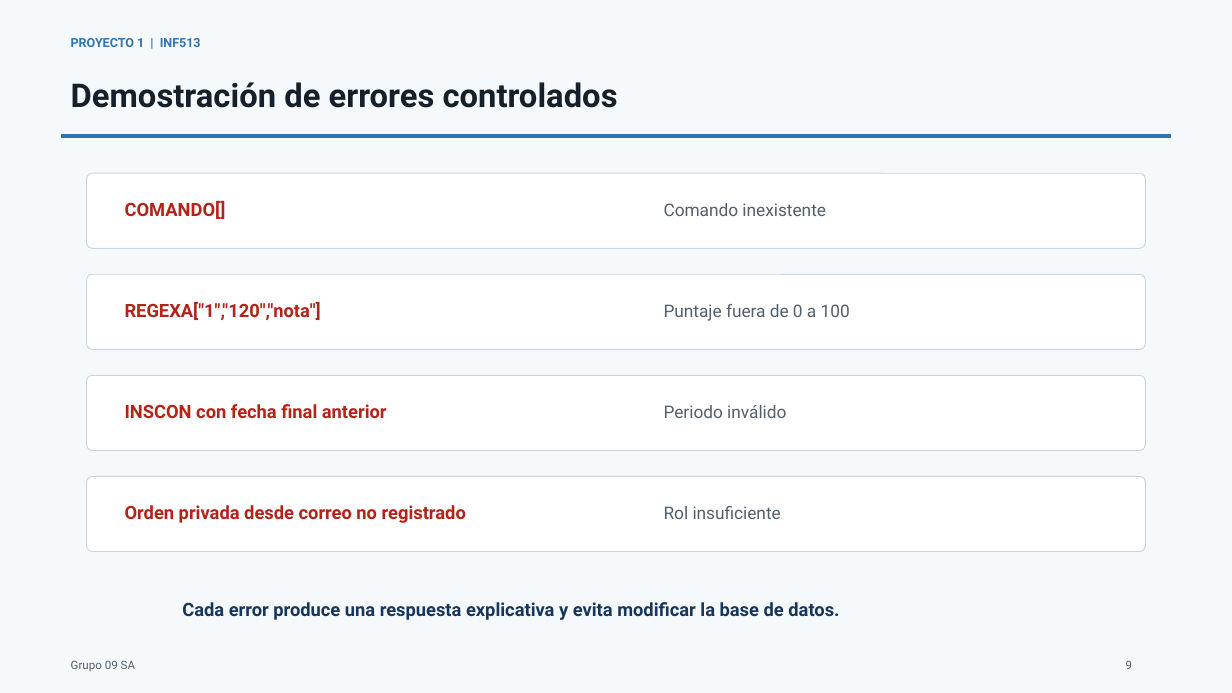
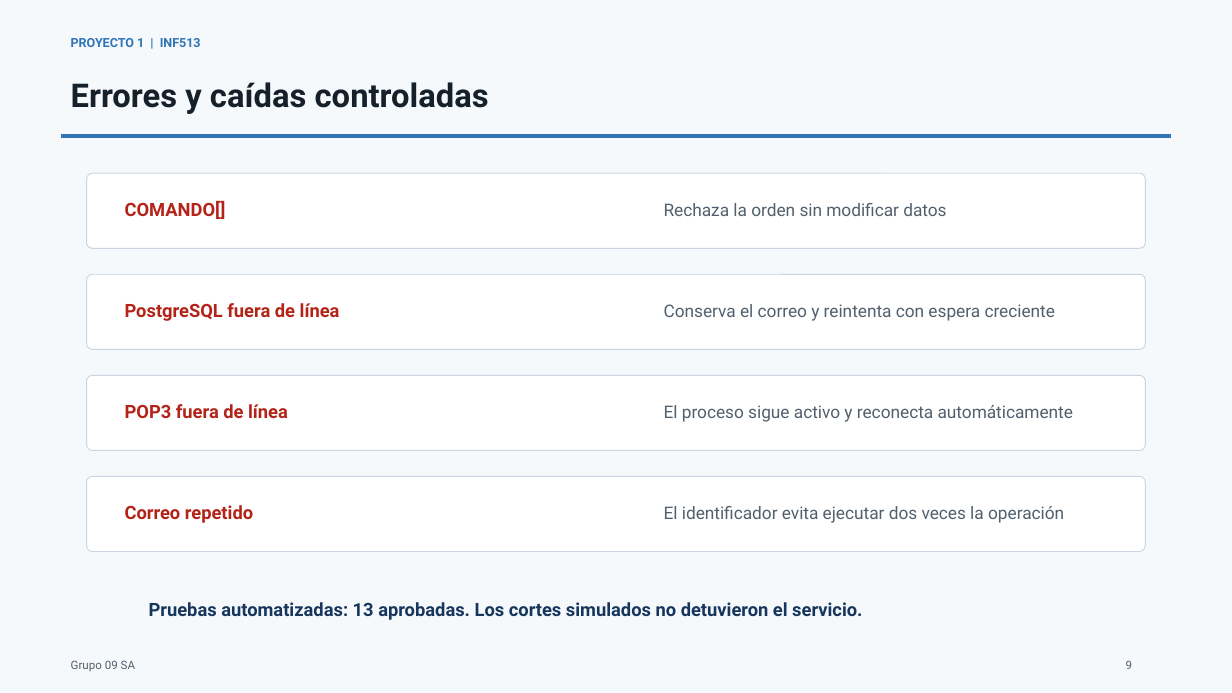
Before and after one commit to BrayanJoelRamosVargas1/inf513-proyecto1, a slide deck: slide 9 of entrega/Presentacion_INF513_P1_Grupo09SA.pptx. Drawn at 1232x693 pixels with LibreOffice and Linux fonts; fonts in the diff are those of the drawing. Boxes give left, top, right and bottom in pixels: in the first picture for what was removed or moved away, otherwise in the second. Text is boxed around its words. In the diff, an @@ line names an element or a change of style, - is before the commit and + after.

Commit message:
Endurecer servicio ante caidas y duplicados

```diff
--- a/entrega/Presentacion_INF513_P1_Grupo09SA.pptx
+++ b/entrega/Presentacion_INF513_P1_Grupo09SA.pptx
@@ text at <box>71,82,489,114</box>: text changed @@
-Demostración de errores controlados
+Errores y caídas controladas
@@ text at <box>664,203,946,216</box>: text changed @@
-Comando inexistente
+Rechaza la orden sin modificar datos
@@ text at <box>125,303,340,321</box>: text changed @@
-REGEXA["1","120","nota"]
+PostgreSQL fuera de línea
@@ text at <box>664,304,1056,321</box>: text changed @@
-Puntaje fuera de 0 a 100
+Conserva el correo y reintenta con espera creciente
@@ text at <box>125,404,288,418</box>: text changed @@
-INSCON con fecha final anterior
+POP3 fuera de línea
@@ text at <box>664,405,1073,422</box>: text changed @@
-Periodo inválido
+El proceso sigue activo y reconecta automáticamente
@@ text at <box>125,505,253,523</box>: text changed @@
-Orden privada desde correo no registrado
+Correo repetido
@@ text at <box>664,506,1064,523</box>: text changed @@
-Rol insuficiente
+El identificador evita ejecutar dos veces la operación
@@ text at <box>149,602,862,620</box>: text changed @@
-Cada error produce una respuesta explicativa y evita modificar la base de datos.
+Pruebas automatizadas: 13 aprobadas. Los cortes simulados no detuvieron el servicio.
```
Also in this commit, not shown: 1 other slide changed, 21 other files.
